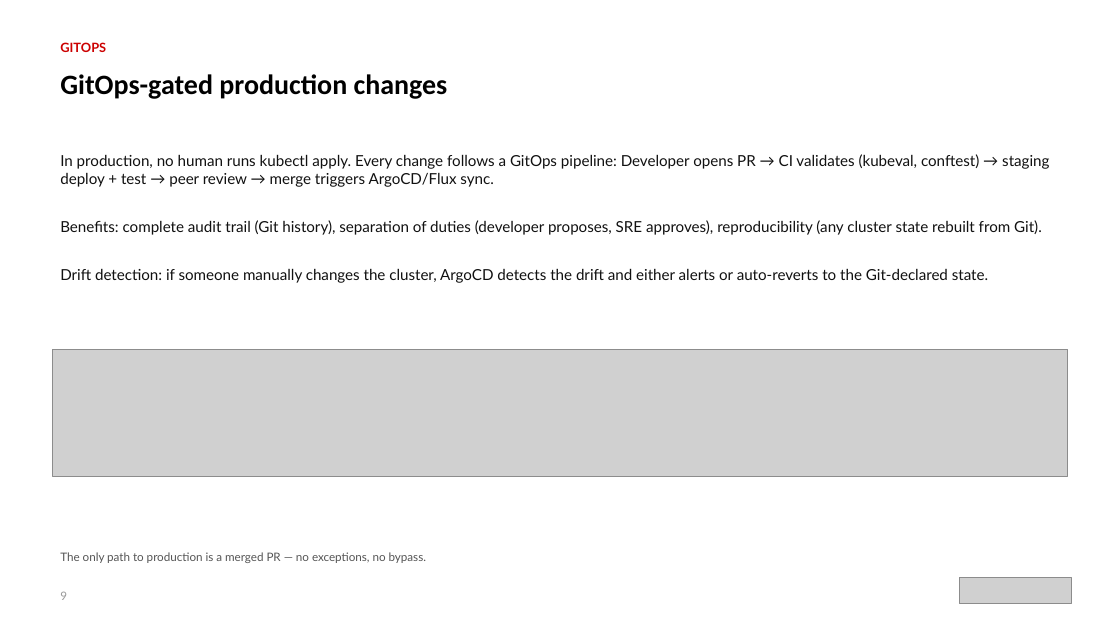
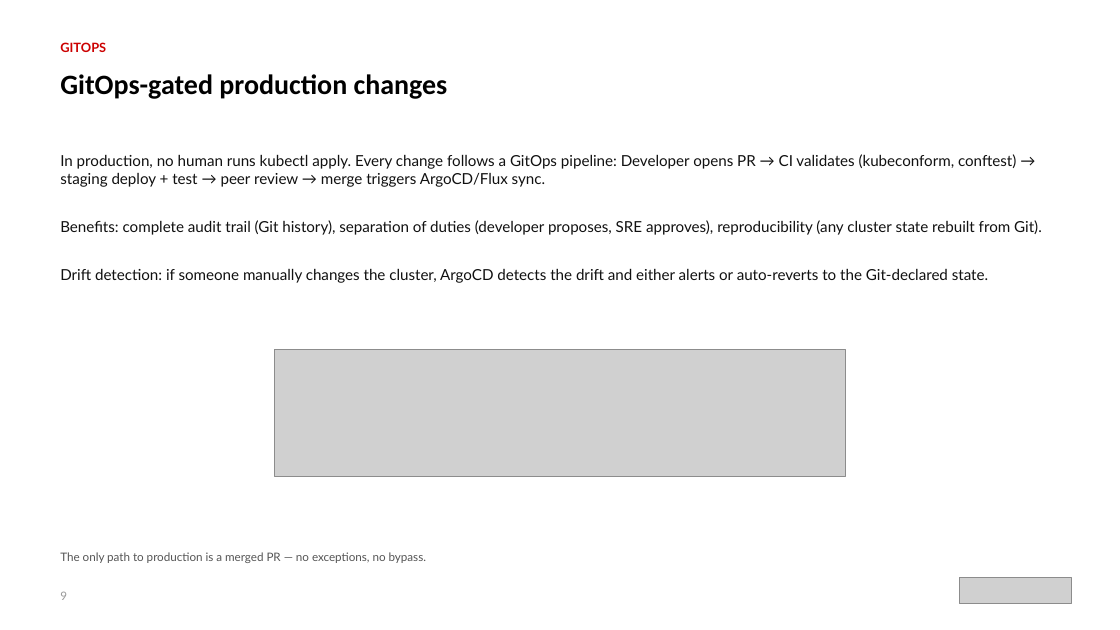
Before and after one commit to patterncatalyst/cloud-native-design-patterns, a slide deck: slide 9 of lgtm-presentation/K8s-Environment-Access-Policies.pptx. Drawn at 1120x630 pixels with LibreOffice and Linux fonts; fonts in the diff are those of the drawing; grey boxes stand for pictures. Boxes give left, top, right and bottom in pixels: in the first picture for what was removed or moved away, otherwise in the second. Text is boxed around its words. In the diff, an @@ line names an element or a change of style, - is before the commit and + after.

```diff
--- a/lgtm-presentation/K8s-Environment-Access-Policies.pptx
+++ b/lgtm-presentation/K8s-Environment-Access-Policies.pptx
@@ text at [60, 154, 1016, 187]: text changed @@
-In production, no human runs kubectl apply. Every change follows a GitOps pipeline: Developer opens PR → CI validates (kubeval, conftest) → staging deploy + test → peer review → merge triggers ArgoCD/Flux sync.
+In production, no human runs kubectl apply. Every change follows a GitOps pipeline: Developer opens PR → CI validates (kubeconform, conftest) → staging deploy + test → peer review → merge triggers ArgoCD/Flux sync.
@@ picture: place and size @@
-picture at [52, 350, 1068, 476]
+picture at [274, 350, 845, 476]
```
Also in this commit, not shown: 9 other slides changed, 5 other files.
